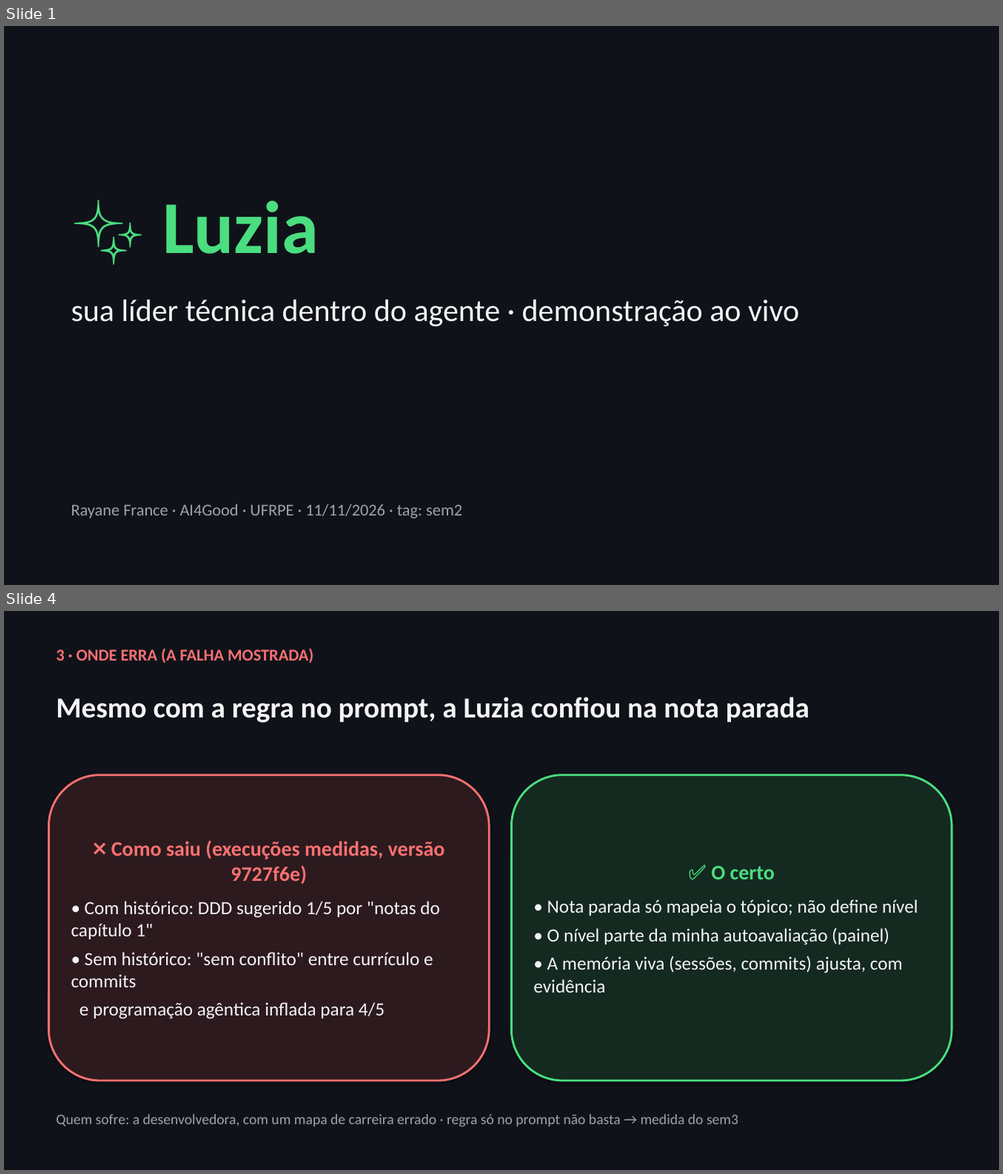
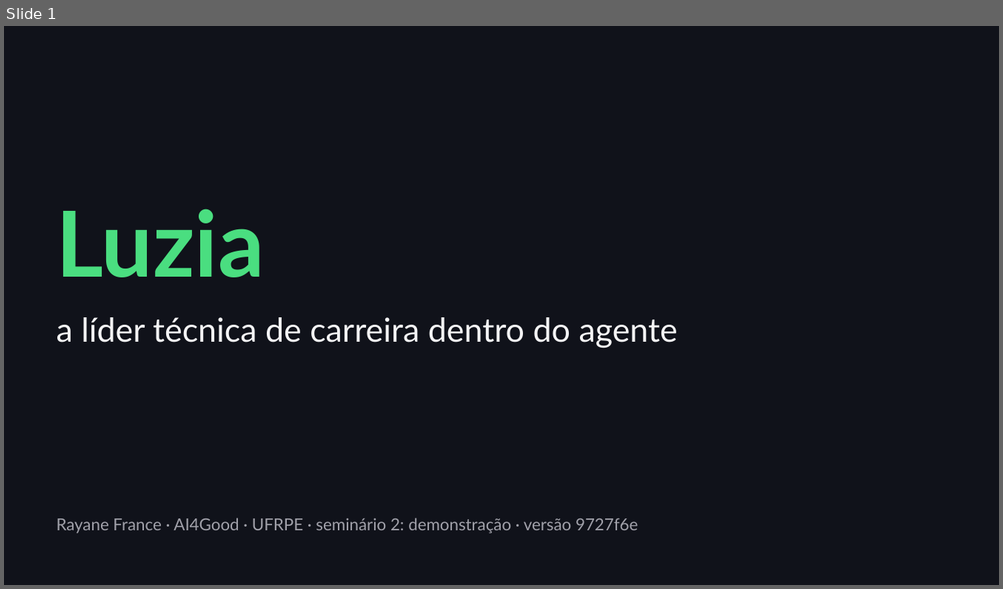
Before and after one commit to rayfrance/ai4good, a slide deck: outputs/sem2_demonstracao.pptx. Shown one above the other, each under a label of ours: slides 1 and 4 before the commit, slide 1 after it; the slides between them are not shown. The pictures are 1003x1174 and 1003x589 pixels, drawn with LibreOffice and Linux fonts; fonts in the diff are those of the drawing. Boxes give left, top, right and bottom in pixels: in the first picture for what was removed or moved away, otherwise in the second. Text is boxed around its words. In the diff, an @@ line names an element or a change of style, - is before the commit and + after.

```diff
--- a/outputs/sem2_demonstracao.pptx
+++ b/outputs/sem2_demonstracao.pptx
@@ slide 4 removed at <box>4,611,999,1170</box>, background #10121A @@
@@ text removed at <box>56,648,313,663</box> @@
-3 · ONDE ERRA (A FALHA MOSTRADA)
@@ text removed at <box>56,697,809,723</box> @@
-Mesmo com a regra no prompt, a Luzia confiou na nota parada
@@ rounded rectangle removed at <box>48,775,489,1081</box> @@
-❌ Como saiu (execuções medidas, versão 9727f6e)
-• Com histórico: DDD sugerido 1/5 por "notas do capítulo 1"
-• Sem histórico: "sem conflito" entre currículo e commits
-e programação agêntica inflada para 4/5
@@ rounded rectangle removed at <box>512,775,951,1081</box> @@
-✅ O certo
-• Nota parada só mapeia o tópico; não define nível
-• O nível parte da minha autoavaliação (painel)
-• A memória viva (sessões, commits) ajusta, com evidência
@@ text removed at <box>56,1114,738,1128</box> @@
-Quem sofre: a desenvolvedora, com um mapa de carreira errado · regra só no prompt não basta → medida do sem3
@@ slide 1 changed as well @@
@@ text at <box>57,209,264,278</box>: text changed; size 72 to 88 pt; font Calibri to Lato @@
-✨ Luzia
+Luzia
@@ text at <box>57,318,677,348</box>: text changed; size 30 to 32 pt; font Calibri to Lato @@
-sua líder técnica dentro do agente · demonstração ao vivo
+a líder técnica de carreira dentro do agente
@@ text at <box>57,518,637,534</box>: text changed; font Calibri to Lato @@
-Rayane France · AI4Good · UFRPE · 11/11/2026 · tag: sem2
+Rayane France · AI4Good · UFRPE · seminário 2: demonstração · versão 9727f6e
```
Also in this commit, not shown: 1 other slide changed, 3 slides added, 2 other slides removed, 2 other files.
